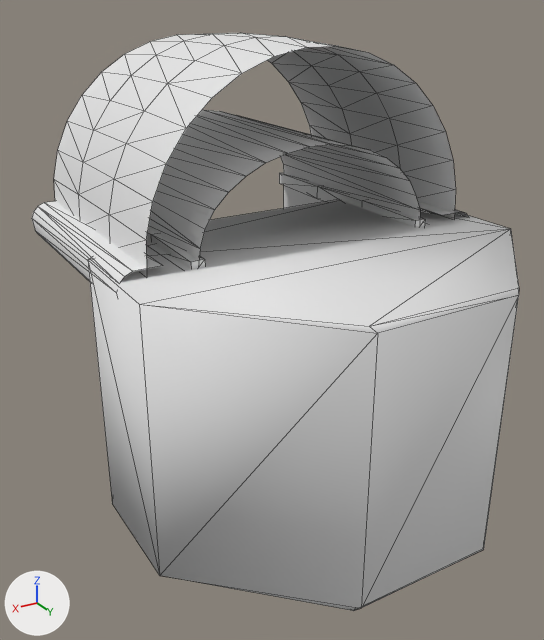
The FBX model Assets/Stylized_Egypt/Meshes/building/SM_roof_dome_02.fbx: old version first, new version second.
Before and after are seen from a 50 mm lens placed at (5.9, 10.55, 5.28), pointed at (0.44, 1.45, 0.73). Lighting does not change. The marker at lower left points along +X, +Y and +Z. Mesh edges are drawn as thin lines. Where no turn or scale is listed for an object, it has been applied to the vertices.

The first picture shows 'SM_roof_dome_02', 'SM_roof_dome_02_ConvexHulls'.
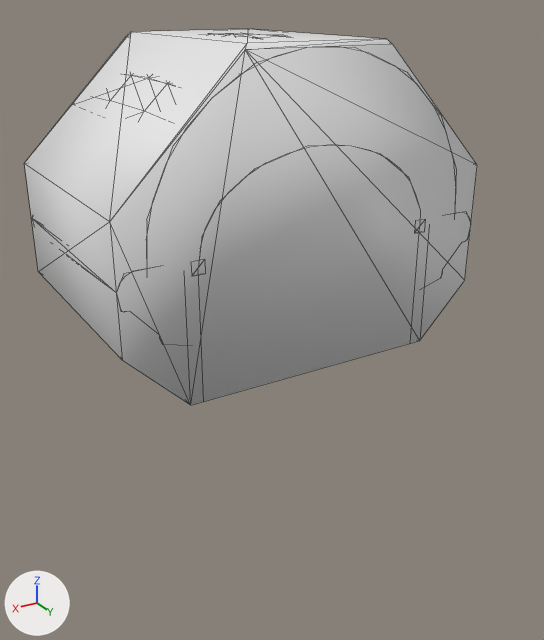
Where the change shows, as pixel boxes [x1, y1, x2, y2] in the pictures (544 x 640 px):
'SM_roof_dome_02_ConvexHulls', moved, rescaled (8% shorter): before [88, 200, 519, 611]; after [25, 29, 477, 405]
'SM_roof_dome_02_LOD1', added: after [146, 34, 270, 79]
'SM_roof_dome_02', unchanged, covered by the edit: before [32, 33, 469, 282]

The change, as a list of edits to the scene's bpy script:
```text
Add me_sm_roof_dome_02_001:
    me_sm_roof_dome_02_001.from_pydata(...)  # 119 vertices, 124 faces; spans x -3.0..3.04, y -2.0..2.0, z 0.0..4.77
    # faces by material slot: [30, 26, 28, 40]
    me_sm_roof_dome_02_001.materials.append(mat_mi_metal_a_inst)
    me_sm_roof_dome_02_001.materials.append(mat_mi_concrete_paint_01_inst)  # its picture is missing
    me_sm_roof_dome_02_001.materials.append(mat_mi_concrete_slab_inst)  # its picture is missing
    me_sm_roof_dome_02_001.materials.append(mat_mi_building_concrete_01_inst)  # its picture is missing
Change ob_sm_roof_dome_02_convexhulls:
    add ob_sm_roof_dome_02_convexhulls.parent = ob_sm_roof_dome_6
    ob_sm_roof_dome_02_convexhulls.scale: (0.01, 0.01, 0.01) -> (1.0, 1.0, 1.0)
Add ob_sm_roof_dome_6:
    ob_sm_roof_dome_6 = bpy.data.objects.new('SM_roof_dome_6', None)
    ob_sm_roof_dome_6.location = (0.0, 0.0, 0.0)
    ob_sm_roof_dome_6.rotation_euler = (1.571, 0.0, 0.0)  # degrees (90, 0, 0)
    ob_sm_roof_dome_6.scale = (0.01, 0.01, 0.01)
Add ob_sm_roof_dome_02_lod1:
    ob_sm_roof_dome_02_lod1 = bpy.data.objects.new('SM_roof_dome_02_LOD1', me_sm_roof_dome_02_001)
    ob_sm_roof_dome_02_lod1.location = (0.0, 0.0, 0.0)
```
